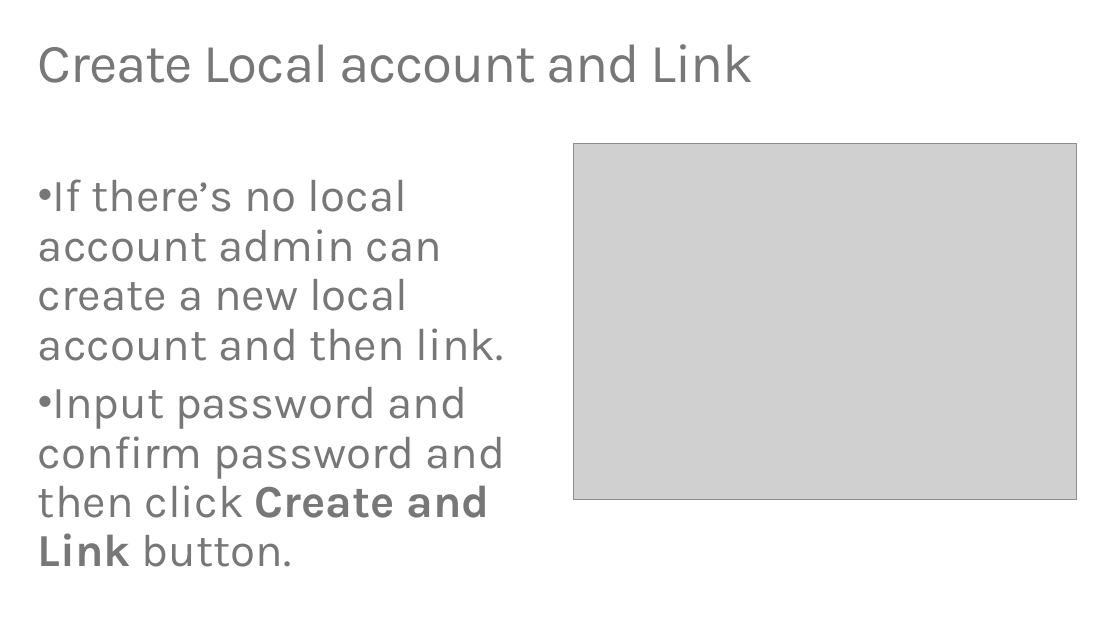
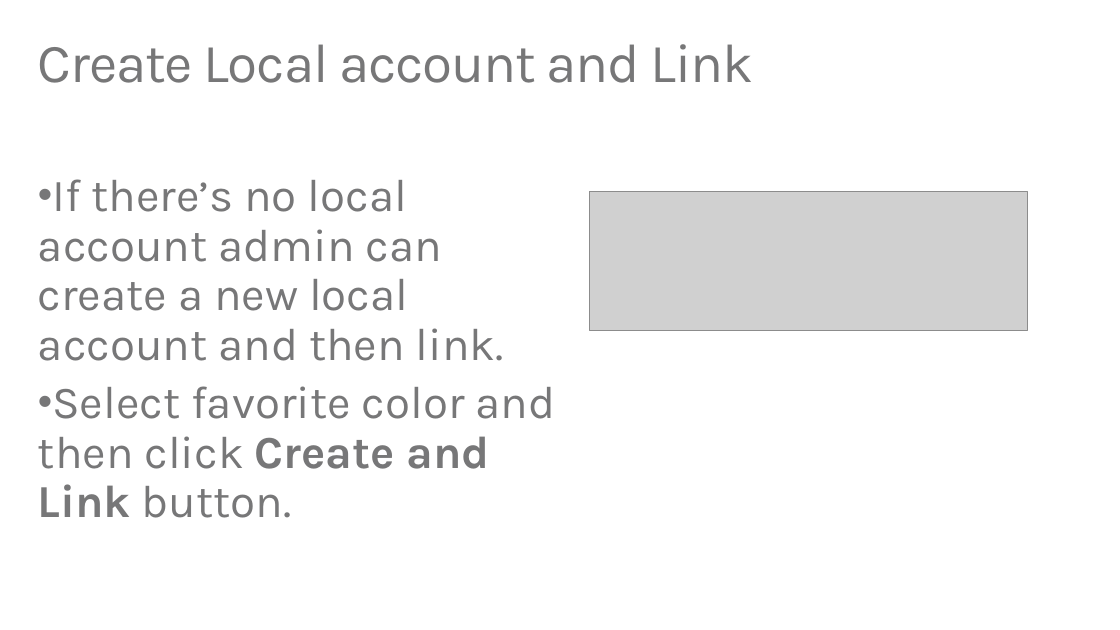
Before and after one commit to TylerLu/EDUGraphAPI-Angular, a slide deck: slide 9 of EDU GRAPH-API Demo Script.pptx. Drawn at 1120x630 pixels with LibreOffice and Linux fonts; fonts in the diff are those of the drawing; grey boxes stand for pictures. Boxes give left, top, right and bottom in pixels: in the first picture for what was removed or moved away, otherwise in the second. Text is boxed around its words. In the diff, an @@ line names an element or a change of style, - is before the commit and + after.

```diff
--- a/EDU GRAPH-API Demo Script.pptx
+++ b/EDU GRAPH-API Demo Script.pptx
@@ picture removed at bbox=[574, 143, 1076, 499] @@
@@ picture added at bbox=[590, 191, 1027, 330] @@
@@ text at bbox=[38, 386, 555, 518]: text changed @@
-• Input password and confirm password and then click Create and Link button.
+• Select favorite color and then click Create and Link button.
```
Also in this commit, not shown: 21 other slides changed, 3 slides added, 4 other files.
